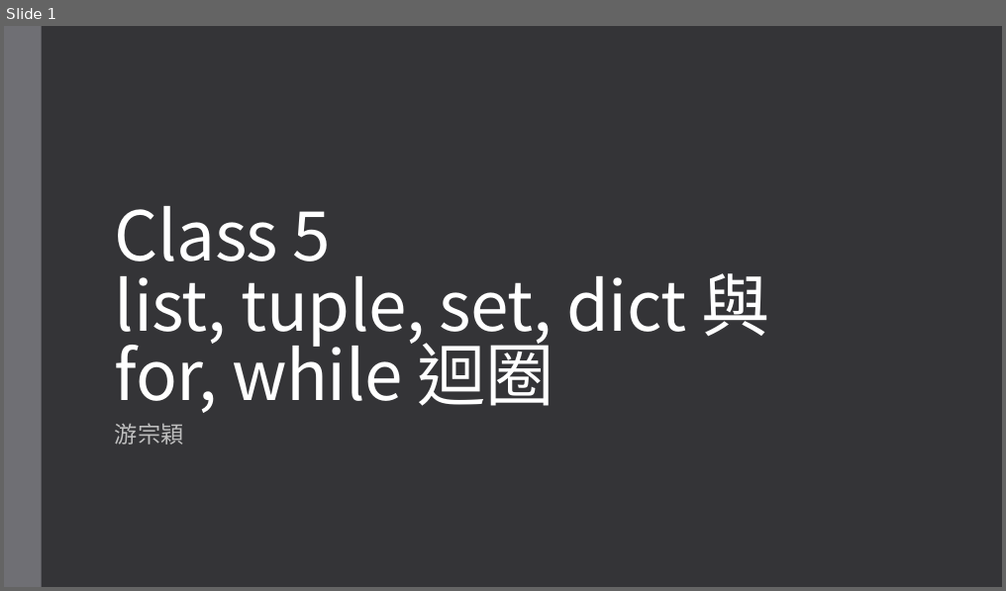
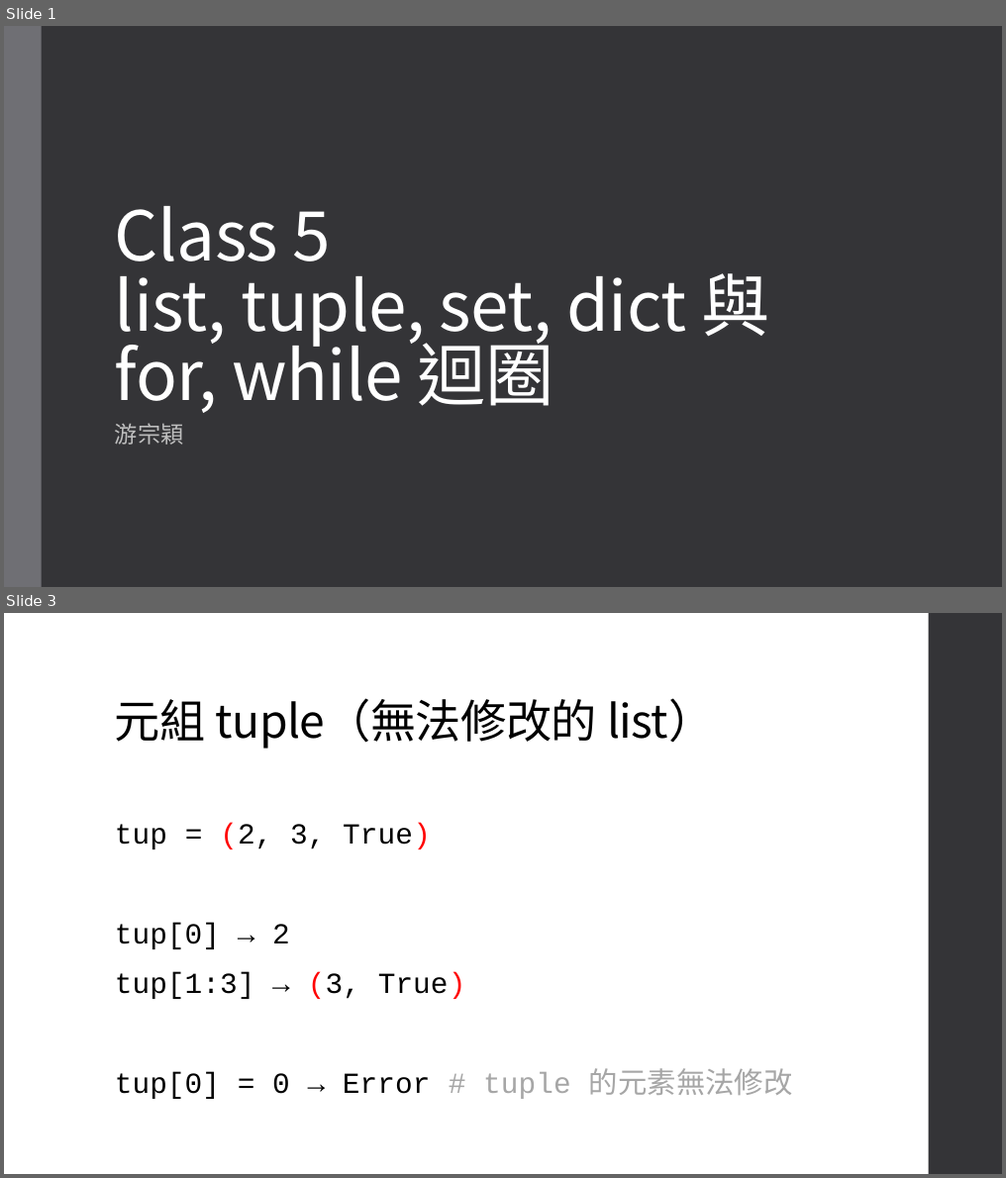
Before and after one commit to an920107/ServiceLearning, a slide deck: Class 5.pptx. Shown one above the other, each under a label of ours: slide 1 before the commit, slides 1 and 3 after it; the slides between them are not shown. The pictures are 1006x591 and 1006x1178 pixels, drawn with LibreOffice and Linux fonts; fonts in the diff are those of the drawing. Boxes give left, top, right and bottom in pixels: in the first picture for what was removed or moved away, otherwise in the second. Text is boxed around its words. In the diff, an @@ line names an element or a change of style, - is before the commit and + after.

```diff
--- a/Class 5.pptx
+++ b/Class 5.pptx
@@ slide 3 added at (x1=4, y1=613, x2=1002, y2=1174), background #FFFFFF @@
@@ rectangle added at (x1=929, y1=613, x2=1002, y2=1174), fill #353537 @@
@@ title added at (x1=115, y1=698, x2=714, y2=749), 44 pt, text #000000 @@
+元組 tuple（無法修改的 list）
@@ text added at (x1=115, y1=823, x2=793, y2=1099), 28 pt, text #000000 @@
+tup = (2, 3, True)
+tup[0] → 2
+tup[1:3] → (3, True)
+tup[0] = 0 → Error # tuple 的元素無法修改
```
Also in this commit, not shown: 2 other slides added, 1 slide removed.
